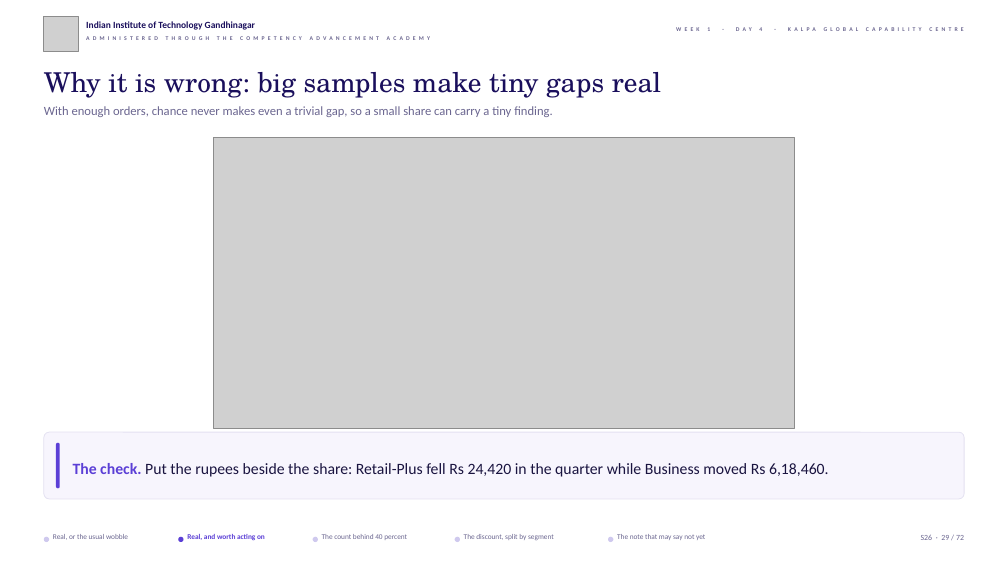
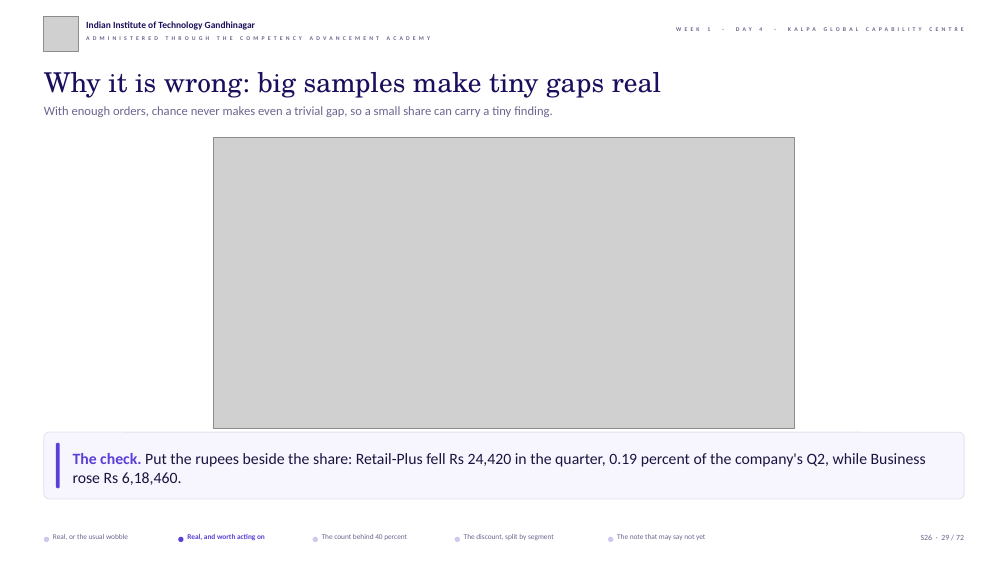
Before and after one commit to fde-academy-lab/c2-content-factory, a slide deck: slide 29 of content/W01/D4/slides/C2_W01_D04_half1_STUDENT.pptx. Drawn at 1008x567 pixels with LibreOffice and Linux fonts; fonts in the diff are those of the drawing; grey boxes stand for pictures; background and template pictures are left out. Boxes give left, top, right and bottom in pixels: in the first picture for what was removed or moved away, otherwise in the second. Text is boxed around its words. In the diff, an @@ line names an element or a change of style, - is before the commit and + after.

```diff
--- a/content/W01/D4/slides/C2_W01_D04_half1_STUDENT.pptx
+++ b/content/W01/D4/slides/C2_W01_D04_half1_STUDENT.pptx
@@ text at (x1=73, y1=453, x2=926, y2=485): text changed @@
-The check. Put the rupees beside the share: Retail-Plus fell Rs 24,420 in the quarter while Business moved Rs 6,18,460.
+The check. Put the rupees beside the share: Retail-Plus fell Rs 24,420 in the quarter, 0.19 percent of the company's Q2, while Business rose Rs 6,18,460.
```
Also in this commit, not shown: 7 other slides changed, 15 other files.
